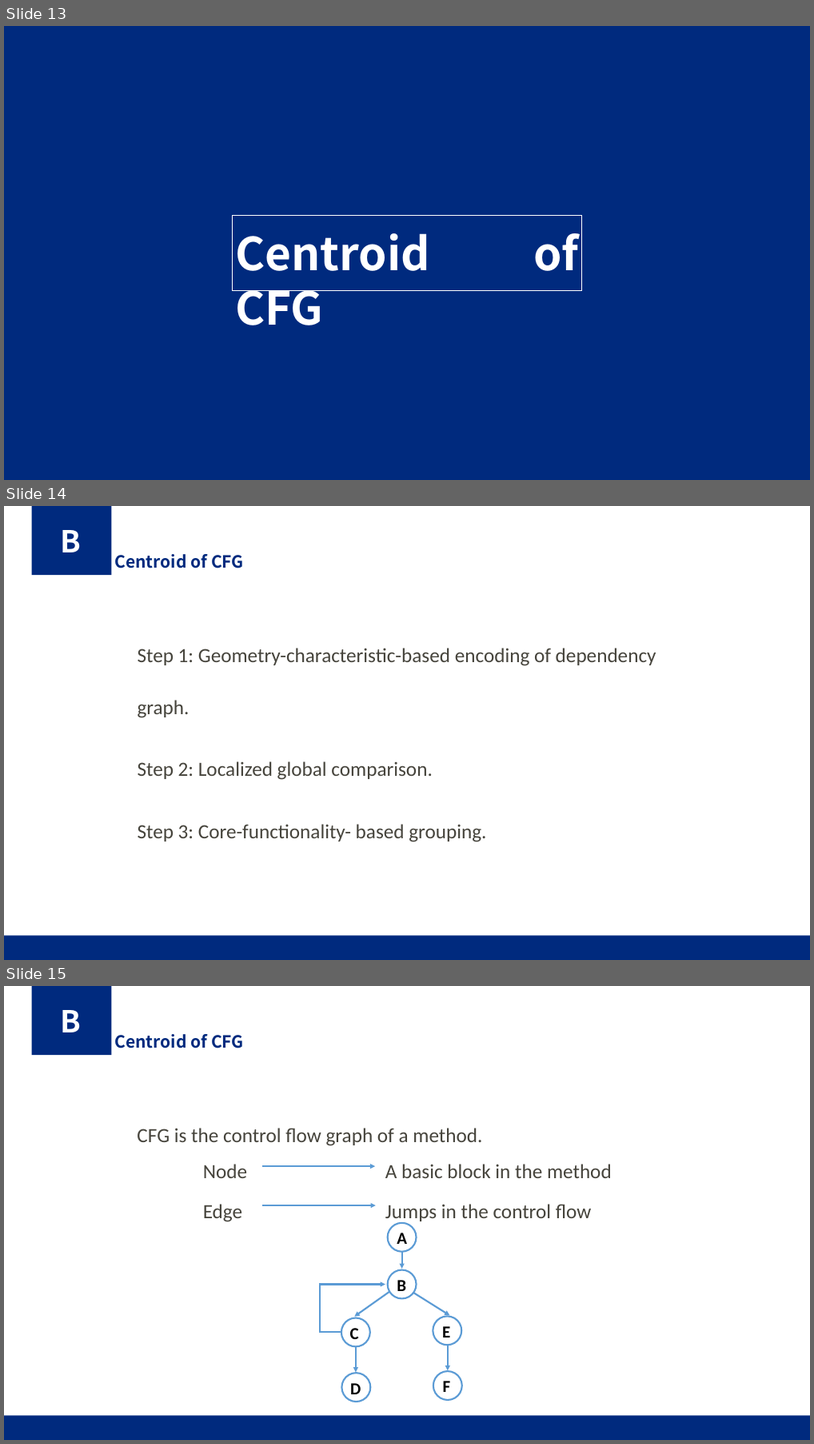
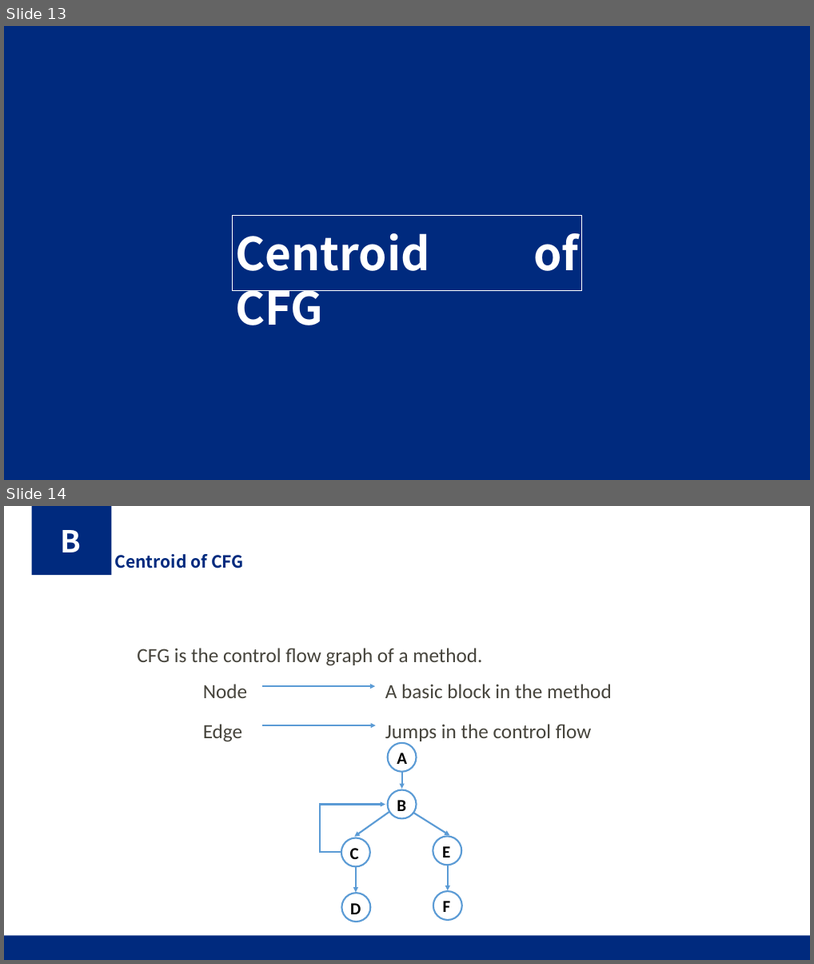
Before and after one commit to qiuliwang/cabinet, a slide deck: papers/AASSppt/AASS.pptx. Shown one above the other, each under a label of ours: slides 13, 14 and 15 before the commit, slides 13 and 14 after it. The pictures are 814x1444 and 814x964 pixels, drawn with LibreOffice and Linux fonts; fonts in the diff are those of the drawing. Boxes give left, top, right and bottom in pixels: in the first picture for what was removed or moved away, otherwise in the second. Text is boxed around its words. In the diff, an @@ line names an element or a change of style, - is before the commit and + after.

```diff
--- a/papers/AASSppt/AASS.pptx
+++ b/papers/AASSppt/AASS.pptx
@@ slide 14 removed at box(4, 506, 810, 960), background #FFFFFF; not listed: 1 template element that a slide beside it also shows @@
@@ rectangle removed at box(32, 506, 112, 575) @@
@@ text removed at box(60, 530, 81, 552) @@
-B
@@ text removed at box(114, 554, 244, 568) @@
-Centroid of CFG
@@ text removed at box(138, 648, 657, 842) @@
-Step 1: Geometry-characteristic-based encoding of dependency graph.
-Step 2: Localized global comparison.
-Step 3: Core-functionality- based grouping.
@@ what was slide 15 is now slide 14 @@
```
Also in this commit, not shown: 1 other file.
